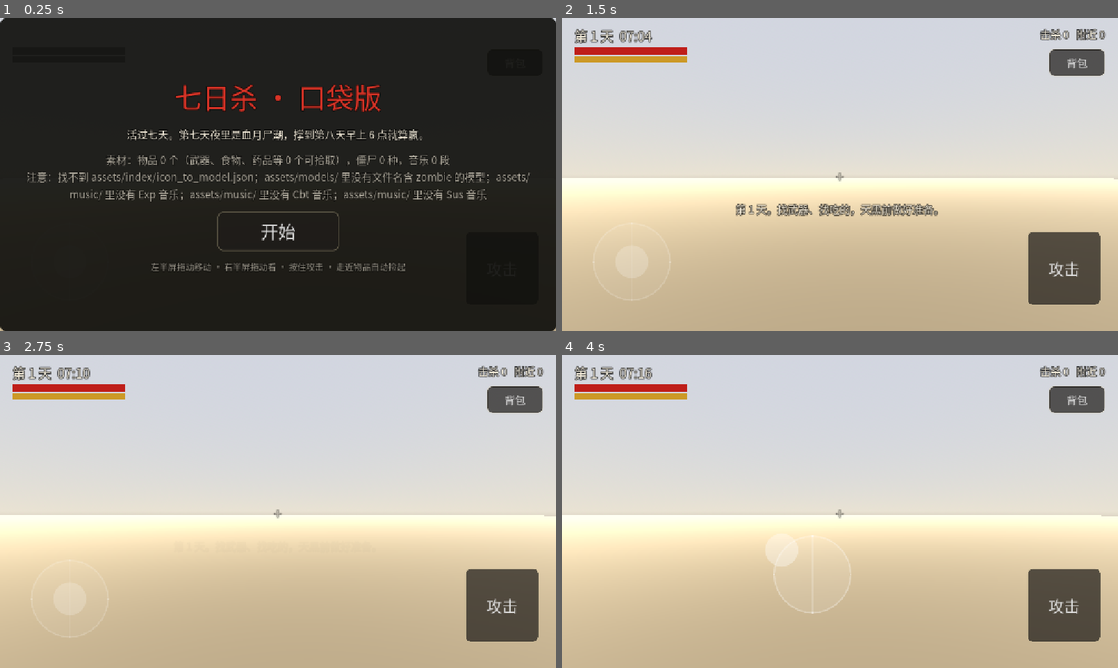
Above: before the commit, frames 1-4 (two rows, left to right).
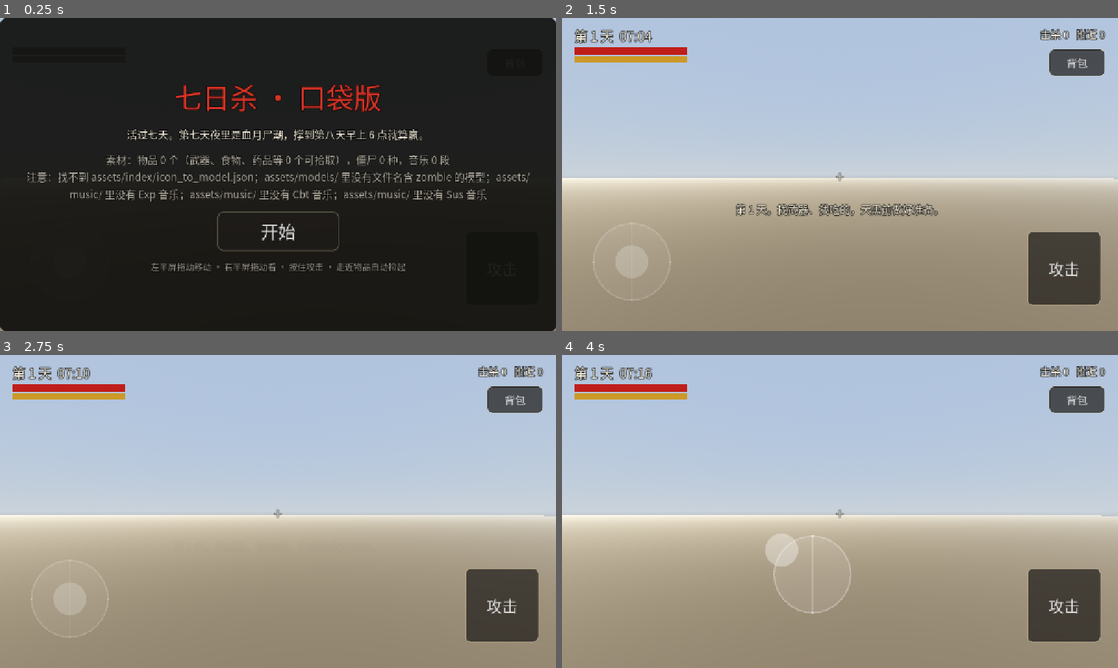
Above: after the commit, the same moments.

Repository: langhua98/7day
Game: Godot game, scene res://scenes/main.tscn
Same seed, same stepped clock (60 frames per second), same inputs: the game is played once before the commit and once after it.
Inputs (mouse positions are in pixels of both pictures, inside the frame that each line leads up to):
- Up to frame 1 (0.25 s): no input
- Up to frame 2 (1.5 s): click "开始" at 0.5 s; tap Enter at 1.25 s; move the mouse to (962, 158) at 1.27 s; hold D from 1.28 s (still down); click (962, 158) at 1.42 s
- Up to frame 3 (2.75 s): tap Space at 1.52, 2 s; release D at 2 s; drag from (166, 527) to (250, 574) at 2.02 s
- Up to frame 4 (4 s): move the mouse to (895, 442) at 2.77 s; hold D 2.78-3.5 s; drag from (812, 574) to (673, 464) at 3.52 s

The runs differ from the first frame. In frame 1, less than 0.1% of the frame differs, in the area x 0-100%, y 0-100%; in frame 2, 93%; in frame 3, 94%; in frame 4, 94%.

Commit message:
Phase 1: weapon grips per type, 4K arm skin, finger curl, daylight and fog tuning
Co-Authored-By: Claude Opus 5.5 (1M context) <noreply@anthropic.com>
Claude-Session: https://claude.ai/code/session_01XjHT1EH7c5TS4dA6WrRz71

Diff:
--- a/scripts/asset_db.gd
+++ b/scripts/asset_db.gd
@@ -106,14 +106,14 @@
 
 
 ## 物品模型原样（保留原点，七日杀物品的原点就是握把位置），带真贴图。没有就返回 null。
-func make_item_mesh(name: String) -> Node3D:
+func make_item_mesh(name: String, tint := Color(0.55, 0.53, 0.5)) -> Node3D:
 	var e: Dictionary = _item_models.get(model_key(name), {})
 	if e.is_empty():
 		return null
 	var mesh = _cached_load("%s/%s" % [ROOT, e.mesh])
 	if not (mesh is Mesh):
 		return null
-	var key := "%s#itemmat" % e.get("texture", "")
+	var key := "%s#itemmat" % e.get("texture", str(tint))
 	if not _cache.has(key):
 		var mat := StandardMaterial3D.new()
 		mat.cull_mode = BaseMaterial3D.CULL_DISABLED
@@ -122,7 +122,7 @@
 			mat.albedo_texture = _cached_load("%s/%s" % [ROOT, e.texture])
 			mat.texture_filter = BaseMaterial3D.TEXTURE_FILTER_LINEAR_WITH_MIPMAPS_ANISOTROPIC
 		else:
-			mat.albedo_color = Color(0.55, 0.53, 0.5)
+			mat.albedo_color = tint
 		_cache[key] = mat
 	var mi := MeshInstance3D.new()
 	mi.mesh = mesh
@@ -306,7 +306,7 @@
 ## tint：模型没带贴图时用的底色（物品用图标的平均色）。
 func make_model(name: String, size: float, by_height := false, tint := Color(0.55, 0.53, 0.5)) -> Node3D:
 	var path: String = _models.get(model_key(name), "")
-	var inst: Node3D = make_item_mesh(name)
+	var inst: Node3D = make_item_mesh(name, tint)
 	if inst == null and path == "":
 		return null
 	if inst != null:
--- a/scripts/config.gd
+++ b/scripts/config.gd
@@ -69,7 +69,7 @@
 ## 第一人称手臂模型（assets/models/ 里的文件名，不含扩展名）
 const FP_ARMS_MODEL := "FP_ARM_M"
 ## 手臂模型没带贴图时，依次尝试 assets/textures/ 里这些贴图
-const FP_ARMS_TEXTURES := ["playerMale_Hand.png", "HD_Hands_Male.png"]
+const FP_ARMS_TEXTURES := ["fp_arms_skin.png", "HD_Hands_Male.png"]
 
 ## 贴图 alpha 当成镂空（头发、树叶）。如果模型出现奇怪的洞，改成 false
 const ALPHA_CUTOUT := false
--- a/scripts/fp_arms.gd
+++ b/scripts/fp_arms.gd
@@ -5,16 +5,23 @@
 ## 手指弯成握拳，武器挂在右手掌心，挥动时让手沿一条弧线运动。
 
 ## 手的位置（相机空间：x 右、y 上、-z 前，单位米）。拿到真机上不顺眼可以改这里。
-const RIGHT_HAND := Vector3(0.20, -0.20, -0.40)
-const LEFT_HAND_FISTS := Vector3(-0.20, -0.21, -0.38)   # 空手：两个拳头都举在前面
+const RIGHT_HAND := Vector3(0.19, -0.15, -0.38)
+const LEFT_HAND_FISTS := Vector3(-0.19, -0.16, -0.36)   # 空手：两个拳头都举在前面
 const LEFT_HAND_GUN := Vector3(-0.03, -0.17, -0.58)     # 枪：左手在前面托着
 const LEFT_HAND_AWAY := Vector3(-0.30, -0.55, -0.20)    # 单手武器：左手放下，基本看不到
 ## 武器在手里往前倾多少（弧度）
 const WEAPON_TILT := 0.55
-## 手指弯曲程度（弧度）：近节、中节、远节
-const FINGER_CURL := [1.25, 1.45, 0.9]
-
-enum Pose { FISTS, MELEE, GUN }
+## 手指弯曲程度（弧度）。每根手指 6 节骨头：1 是掌骨，2~5 是关节，6 是指尖
+const FINGER_CURL := [0.0, 1.1, 0.5, 0.9, 0.6]
+
+## 枪手的位置；矛的位置
+const PISTOL_HAND := Vector3(0.17, -0.19, -0.40)
+const RIFLE_HAND := Vector3(0.13, -0.17, -0.26)
+const SPEAR_HAND := Vector3(0.22, -0.20, -0.30)
+## 枪模型的枪口朝 +Z 还是 -Z（拿到手里枪口朝后就改这个）
+const GUN_BARREL_PLUS_Z := true
+
+enum Grip { NONE, ONE_HAND, SPEAR, PISTOL, RIFLE, SMALL }
 
 var has_arms := false
 var _skel: Skeleton3D
@@ -22,10 +29,10 @@
 var _root := Node3D.new()      # 手臂模型的根，转 180° 让模型的 +Z 朝镜头前方
 var _weapon_mount := Node3D.new()
 var _weapon: Node3D
-var _pose := Pose.FISTS
+var _grip := Grip.NONE
+var _weapon_len := 0.3
 var _swing := 0.0
 var _swing_speed := 3.0
-var _gun := false
 var _bob := 0.0
 var _rest_len := {}
 
@@ -75,11 +82,7 @@
 		var f := _rest_pos(side + "ForeArm")
 		var h := _rest_pos(side + "Hand")
 		_rest_len[side] = [a.distance_to(f), f.distance_to(h)]
-	# 武器挂在右手骨上
-	var att := BoneAttachment3D.new()
-	att.bone_name = _skel.get_bone_name(_bones.RightHand)
-	_skel.add_child(att)
-	att.add_child(_weapon_mount)
+	add_child(_weapon_mount)
 	for m in inst.find_children("*", "MeshInstance3D", true, false):
 		(m as MeshInstance3D).cast_shadow = GeometryInstance3D.SHADOW_CASTING_SETTING_OFF
 	_update_pose(0.0)
@@ -171,9 +174,9 @@
 ## 手指弯向掌心
 func _curl(side: String, amount: float) -> void:
 	for f in ["Index", "Middle", "Ring", "Pinky"]:
-		for j in 3:
+		for j in FINGER_CURL.size():
 			var bone := "%sHand%s%d" % [side, f, j + 1]
-			if not _bones.has(bone):
+			if not _bones.has(bone) or FINGER_CURL[j] == 0.0:
 				continue
 			_bend(bone, FINGER_CURL[j] * amount)
 	for j in 3:
@@ -233,52 +236,71 @@
 			strike = 1.0 - smoothstep(0.7, 1.0, t)
 	var hand := RIGHT_HAND + bob
 	var tilt := WEAPON_TILT
-	if _gun:
-		hand += Vector3(0, 0.01, 0.05) * strike * 3.0  # 后坐
-		lift = 0.0
-		strike = 0.0
-	hand += Vector3(0.04, 0.16, 0.10) * lift + Vector3(-0.14, 0.02, -0.18) * strike
-	tilt += -0.9 * lift + 1.2 * strike
-	# 右手：拳眼朝上，手指（握拳前）朝前，掌心朝左
-	var fwd := Vector3(0, 0, -1).rotated(Vector3.RIGHT, -0.15)
-	var up := Vector3.UP.rotated(Vector3.RIGHT, -tilt)
-	var finger := fwd.rotated(Vector3.RIGHT, -tilt * 0.5)
+	var finger := Vector3(0, 0, -1)
+	var kick := 0.0
+	match _grip:
+		Grip.PISTOL, Grip.RIFLE:
+			# 枪：手腕放平，握把略向后倾；开枪时往后上方一顿
+			kick = sin(t * PI) if t > 0.0 else 0.0
+			hand = (PISTOL_HAND if _grip == Grip.PISTOL else RIFLE_HAND) + bob + Vector3(0, 0.015, 0.06) * kick
+			tilt = -0.25 + 0.25 * kick
+			finger = Vector3(0, -0.25, -1)
+		Grip.SPEAR:
+			# 矛：举在身侧，向前捅
+			hand = SPEAR_HAND + bob + Vector3(0.02, 0.06, 0.12) * lift + Vector3(-0.05, 0.03, -0.32) * strike
+			finger = Vector3(0, -1, -0.2)
+		_:
+			hand += Vector3(0.04, 0.16, 0.10) * lift + Vector3(-0.14, 0.02, -0.18) * strike
+			tilt += -0.9 * lift + 1.2 * strike
+			finger = Vector3(0, 0, -1).rotated(Vector3.RIGHT, -0.15 - tilt * 0.5)
+	# 右手：拳眼朝上，掌心朝左
 	_place_arm("Right", hand, Vector3.LEFT, finger, Vector3(0.6, -1.0, 0.2))
 	_curl("Right", 1.0)
+	_update_mount(tilt, kick)
 	# 左手
-	match _pose:
-		Pose.FISTS:
-			var lh := LEFT_HAND_FISTS + Vector3(-bob.x, bob.y, 0)
-			_place_arm("Left", lh, Vector3.RIGHT, fwd, Vector3(-0.6, -1.0, 0.2))
+	match _grip:
+		Grip.NONE:
+			var lh := LEFT_HAND_FISTS + Vector3(-bob.x, bob.y, 0) + Vector3(0.05, 0.1, 0.08) * lift + Vector3(0.05, 0.02, -0.1) * strike
+			_place_arm("Left", lh, Vector3.RIGHT, Vector3(0, 0, -1).rotated(Vector3.RIGHT, -0.15), Vector3(-0.6, -1.0, 0.2))
 			_curl("Left", 1.0)
-		Pose.GUN:
-			_place_arm("Left", LEFT_HAND_GUN + bob, Vector3.UP, Vector3(0.6, 0, -1), Vector3(-0.8, -1.0, 0))
-			_curl("Left", 0.55)
+		Grip.RIFLE:
+			# 左手托在枪管下面
+			var fwd := -_weapon_mount.basis.z
+			var lh := _weapon_mount.position + fwd * _weapon_len * 0.32 + Vector3(0, -0.045, 0)
+			_place_arm("Left", lh, Vector3.UP, Vector3(0.7, 0, -0.7), Vector3(-0.8, -1.0, 0))
+			_curl("Left", 0.75)
 		_:
 			_place_arm("Left", LEFT_HAND_AWAY + bob, Vector3.RIGHT, Vector3(0, -0.3, -1), Vector3(-0.6, -1.0, 0.2))
 			_curl("Left", 0.6)
-	_weapon_mount_frame(up)
-
-
-## 武器挂点：掌心中间，武器的 +Y（握把方向）朝拳眼（上），+Z 朝前
-func _weapon_mount_frame(_up_cam: Vector3) -> void:
+
+
+## 武器摆在右手掌心（相机空间）。
+## 七日杀的近战武器沿 +Y 伸出、原点在握把；枪沿 Z 方向、原点在握把附近。
+func _update_mount(tilt: float, kick: float) -> void:
 	if not _weapon:
 		return
 	var hb: int = _bones.RightHand
 	var hand_g := _skel.get_bone_global_pose(hb)
 	var hand_rest := _skel.get_bone_global_rest(hb)
-	var to_world := hand_g.basis * hand_rest.basis.inverse()   # 静止 → 当前 的旋转
-	# 静止时：手指朝 -X，掌心朝 -Y，拇指朝 +Z（模型的前方）
-	var fingers := to_world * Vector3.LEFT
-	var palm := to_world * Vector3.DOWN
-	var thumb := to_world * Vector3.BACK
-	var grip_up := thumb.normalized()
-	var grip_fwd := fingers.normalized()
-	var grip_x := grip_up.cross(grip_fwd).normalized()
-	var center := hand_g.origin + fingers * 0.055 + palm * 0.03 + thumb * 0.01
-	var g := Transform3D(Basis(grip_x, grip_up, grip_x.cross(grip_up)), center)
-	# BoneAttachment3D 跟着手骨走，这里算相对手骨的变换
-	_weapon_mount.transform = hand_g.affine_inverse() * g
+	var to_now := hand_g.basis * hand_rest.basis.inverse()
+	# 静止时：手指朝 -X，掌心朝 -Y，拇指朝 +Z
+	var fingers := to_now * Vector3.LEFT
+	var palm := to_now * Vector3.DOWN
+	var center := _root.transform * (hand_g.origin + fingers * 0.05 + palm * 0.035)
+	var b := Basis(Vector3.UP, PI)   # 物品的 +Z 朝镜头前方
+	match _grip:
+		Grip.SPEAR:
+			b = Basis(Vector3.UP, 0.06) * Basis(Vector3.RIGHT, -PI * 0.5 + 0.08)
+		Grip.PISTOL, Grip.RIFLE:
+			# 枪口稍微对准准星
+			var yaw := 0.22 if _grip == Grip.PISTOL else 0.04
+			b = Basis(Vector3.UP, yaw) * Basis(Vector3.RIGHT, 0.12 * kick) * Basis(Vector3.UP, PI if GUN_BARREL_PLUS_Z else 0.0)
+			center += Vector3(0, 0.035, 0)
+		Grip.SMALL:
+			b = Basis(Vector3.FORWARD, 0.2) * b
+		_:
+			b = Basis(Vector3.BACK, 0.3) * Basis(Vector3.RIGHT, -tilt) * b
+	_weapon_mount.transform = Transform3D(b, center)
 
 
 ## 换手上的东西：有模型用模型（真实大小，原点就是握把），没模型用图标
@@ -286,22 +308,36 @@
 	if _weapon:
 		_weapon.queue_free()
 		_weapon = null
-	_pose = Pose.FISTS
-	_gun = false
+	_grip = Grip.NONE
 	if item_id == "":
 		return
 	var row: Dictionary = Assets.items_by_id.get(item_id, {})
-	_gun = row.get("kind", -1) == Assets.Kind.GUN
-	_pose = Pose.GUN if _gun else Pose.MELEE
+	var kind: int = row.get("kind", -1)
 	var holder := Node3D.new()
 	var vis: Node3D = null
+	var size := Vector3(0.1, 0.3, 0.1)
 	if row.get("model", "") != "":
-		vis = Assets.make_item_mesh(row.model)
+		vis = Assets.make_item_mesh(row.model, Assets.icon_tint(item_id))
+		if vis is MeshInstance3D:
+			size = (vis as MeshInstance3D).mesh.get_aabb().size
+			if size.length() < 0.03:   # 有的导出网格缩得极小，当作没有模型
+				vis.free()
+				vis = null
 		if vis == null:
 			# 只有样例 glb 的物品：缩放到合适大小，底部当握把
 			vis = Assets.make_model(row.model, GameConfig.HELD_SIZE, false, Assets.icon_tint(item_id))
 			if vis:
 				vis.position.y = -0.08
+				size = Vector3(0.1, GameConfig.HELD_SIZE, 0.1)
+	if kind == Assets.Kind.GUN:
+		_grip = Grip.RIFLE if max(size.z, size.x) > 0.55 else Grip.PISTOL
+		_weapon_len = max(size.z, size.x)
+	elif size.y > 1.4:
+		_grip = Grip.SPEAR
+	elif max(size.x, size.y, size.z) < 0.25:
+		_grip = Grip.SMALL
+	else:
+		_grip = Grip.ONE_HAND
 	if vis:
 		holder.add_child(vis)
 	else:
@@ -310,10 +346,11 @@
 			return
 		var sp := Sprite3D.new()
 		sp.texture = tex
-		sp.pixel_size = 0.2 / max(tex.get_width(), 1)
+		sp.pixel_size = 0.16 / max(tex.get_width(), 1)
 		sp.alpha_cut = SpriteBase3D.ALPHA_CUT_DISCARD
-		sp.position = Vector3(0, 0.08, 0)
+		sp.position = Vector3(0, 0.05, 0)
 		holder.add_child(sp)
+		_grip = Grip.SMALL
 	_weapon_mount.add_child(holder)
 	_weapon = holder
 	for m in holder.find_children("*", "GeometryInstance3D", true, false):
@@ -336,3 +373,7 @@
 	elif _swing > 0.0:
 		_swing = max(0.0, _swing - delta * _swing_speed)
 		_weapon_mount.rotation.x = -1.1 * sin((1.0 - _swing) * PI)
+
+
+func is_gun() -> bool:
+	return _grip == Grip.PISTOL or _grip == Grip.RIFLE
--- a/scripts/main.gd
+++ b/scripts/main.gd
@@ -68,7 +68,7 @@
 	env.sky = sky
 	env.ambient_light_source = Environment.AMBIENT_SOURCE_COLOR
 	env.tonemap_mode = Environment.TONE_MAPPER_FILMIC
-	env.tonemap_exposure = 1.15
+	env.tonemap_exposure = 1.0
 	env.fog_enabled = true
 	env.fog_density = 0.018
 	env.fog_sky_affect = 0.6
@@ -90,7 +90,7 @@
 		var path := "res://assets/textures/%s" % t
 		if ResourceLoader.exists(path):
 			gm.albedo_texture = load(path)
-			gm.albedo_color = Color(0.85, 0.85, 0.85)
+			gm.albedo_color = Color(0.72, 0.70, 0.68)
 			gm.uv1_scale = Vector3.ONE * (plane.size.x / C.GROUND_TILE)
 			gm.texture_filter = BaseMaterial3D.TEXTURE_FILTER_LINEAR_WITH_MIPMAPS_ANISOTROPIC
 			break
@@ -477,16 +477,16 @@
 	var sun_up: float = max(elev, 0.12)
 	# 夜里这盏灯当月光用，从另一侧照过来
 	sun.rotation = Vector3(-asin(sun_up) - 0.05, deg_to_rad(35.0 if elev > 0.0 else 215.0), 0)
-	sun.light_energy = lerp(C.MOON_LIGHT, 1.2, light)
+	sun.light_energy = lerp(C.MOON_LIGHT, 1.0, light)
 	sun.light_color = Color(0.62, 0.7, 1.0).lerp(Color(1.0, 0.96, 0.88), light).lerp(Color(1.0, 0.62, 0.4), dusk * light)
-	var day_sky := Color(0.36, 0.55, 0.82)
+	var day_sky := Color(0.30, 0.50, 0.80)
 	var night_sky := Color(0.07, 0.1, 0.2)
 	var day := int(game_hours / 24.0) + 1
 	var horde := (day == C.HORDE_DAY and hour >= C.NIGHT_START) or (day == C.HORDE_DAY + 1 and hour < C.NIGHT_END)
 	if horde:
 		night_sky = Color(0.35, 0.05, 0.04)
 	sky_mat.sky_top_color = night_sky.lerp(day_sky, light)
-	var horizon := Color(0.16, 0.19, 0.28).lerp(Color(0.78, 0.74, 0.66), light).lerp(Color(0.95, 0.6, 0.4), dusk * 0.6)
+	var horizon := Color(0.16, 0.19, 0.28).lerp(Color(0.66, 0.70, 0.74), light).lerp(Color(0.95, 0.6, 0.4), dusk * 0.6)
 	if horde:
 		horizon = horizon.lerp(Color(0.5, 0.08, 0.05), 1.0 - light)
 	sky_mat.sky_horizon_color = horizon
@@ -497,8 +497,8 @@
 	env.ambient_light_color = C.NIGHT_AMBIENT.lerp(Color(0.78, 0.75, 0.7), light)
 	if horde:
 		env.ambient_light_color = env.ambient_light_color.lerp(Color(0.6, 0.25, 0.22), 1.0 - light)
-	env.ambient_light_energy = lerp(C.NIGHT_AMBIENT_ENERGY, 0.7, light)
-	env.fog_density = lerp(0.016, 0.009, light)
+	env.ambient_light_energy = lerp(C.NIGHT_AMBIENT_ENERGY, 0.45, light)
+	env.fog_density = lerp(0.014, 0.0045, light)
 
 
 func _update_music(delta: float, night: bool, horde: bool) -> void:
Not shown, changed: tools/fetch_assets.py
